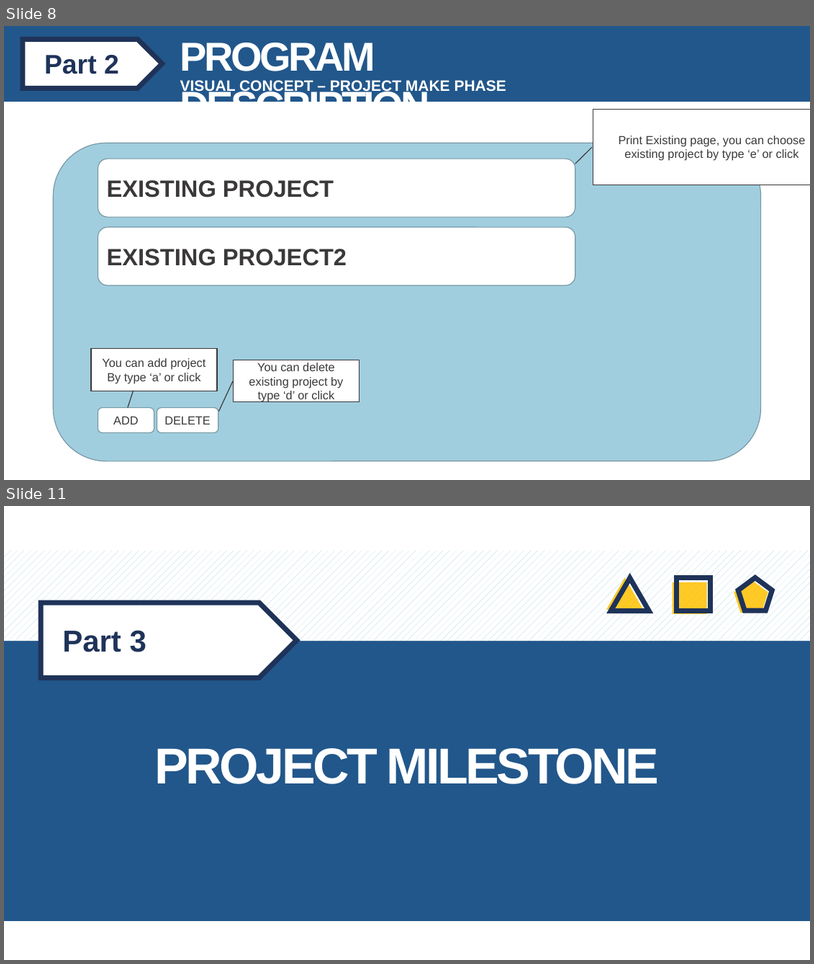
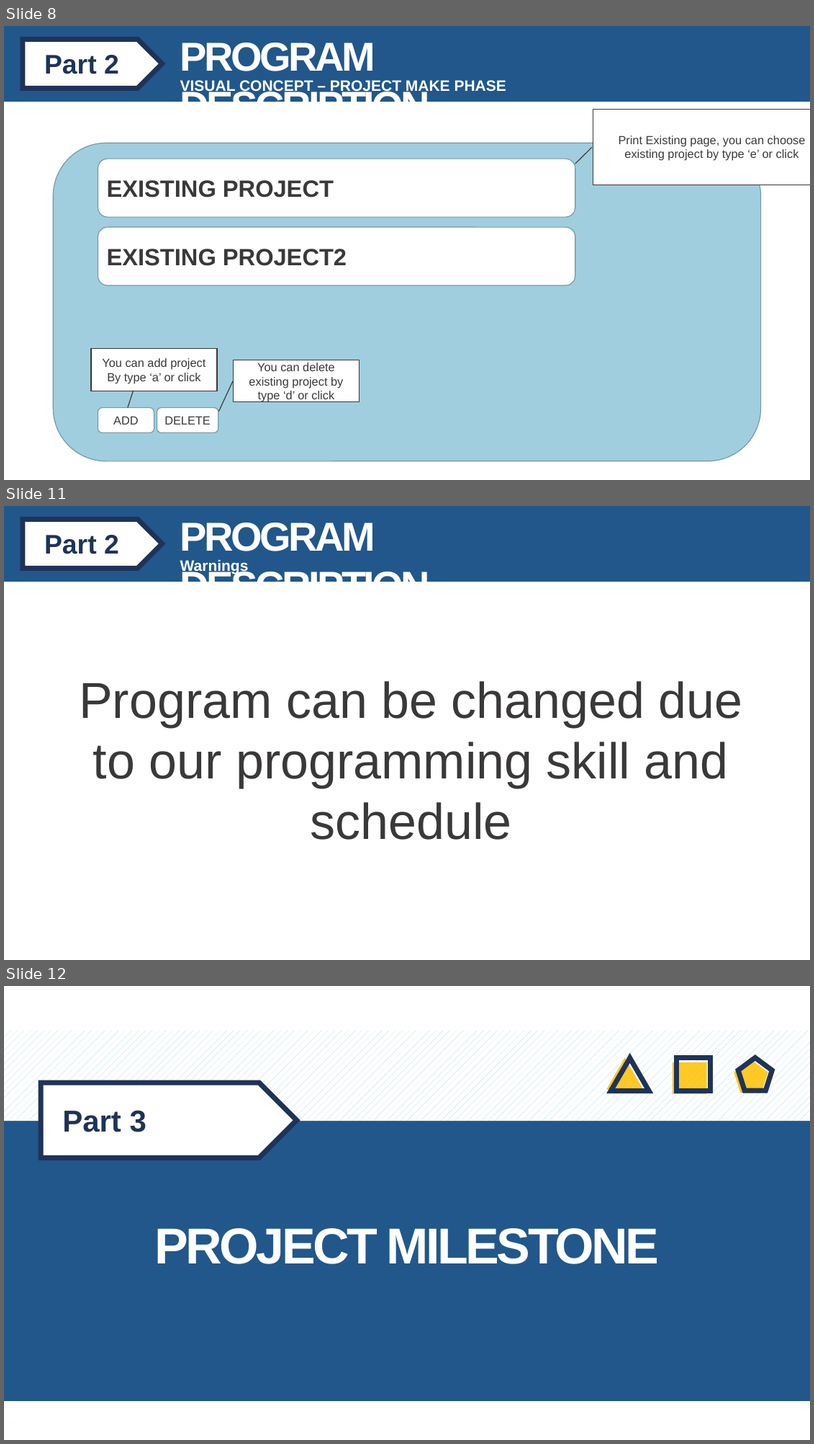
Before and after one commit to sysprogramming/sysproj, a slide deck: TEAM 11.pptx. Shown one above the other, each under a label of ours: slides 8 and 11 before the commit, slides 8, 11 and 12 after it; the slides between them are not shown. The pictures are 814x964 and 814x1444 pixels, drawn with LibreOffice and Linux fonts; fonts in the diff are those of the drawing. Boxes give left, top, right and bottom in pixels: in the first picture for what was removed or moved away, otherwise in the second. Text is boxed around its words. In the diff, an @@ line names an element or a change of style, - is before the commit and + after.

```diff
--- a/TEAM 11.pptx
+++ b/TEAM 11.pptx
@@ slide 11 added at <box>4,506,810,960</box>, background #FFFFFF @@
@@ rectangle added at <box>4,506,810,582</box>, fill #22578B @@
@@ pentagon arrow added at <box>23,519,162,569</box>, fill #FFFFFF, outline #1F3359 6 pt @@
@@ text added at <box>180,523,431,582</box>, 48 pt, text #FFFFFF, bold @@
+PROGRAM DESCRIPTION
@@ text added at <box>44,535,119,554</box>, 32 pt, text #1F3359, bold @@
+Part 2
@@ text added at <box>180,559,249,574</box>, 18 pt, text #FFFFFF, bold @@
+Warnings
@@ text added at <box>79,681,743,839</box>, 60 pt, text #3A3838 @@
+Program can be changed due to our programming skill and schedule
@@ what was slide 11 is now slide 12 @@
```
Also in this commit, not shown: 3 slides changed.
